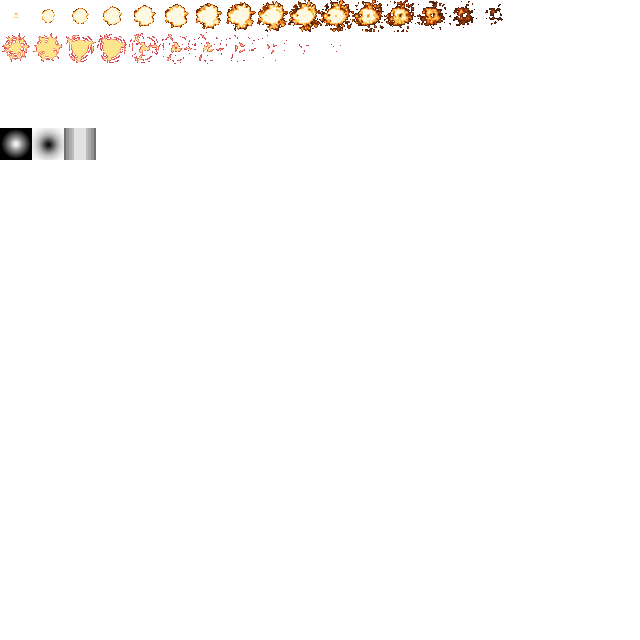
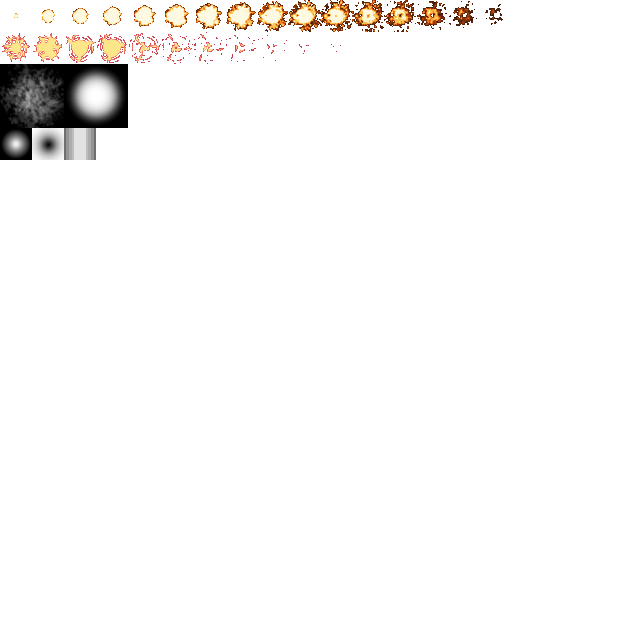
Layers edited between the first and the second 640px x 640px image:
moved "smoke" into group "Add Blend", painted on it over [0,64,64,128]
added layer "ShockWave" in group "Add Blend" over [65,65,127,127]
added layer "ShockWaveB" in group "Add Blend" over [0,64,128,128]
